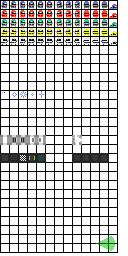
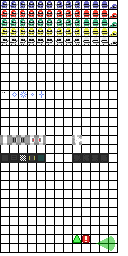
Layer changes from the first 128×256 image to the second:
painted on "Sprites" over [73, 235, 90, 243]
